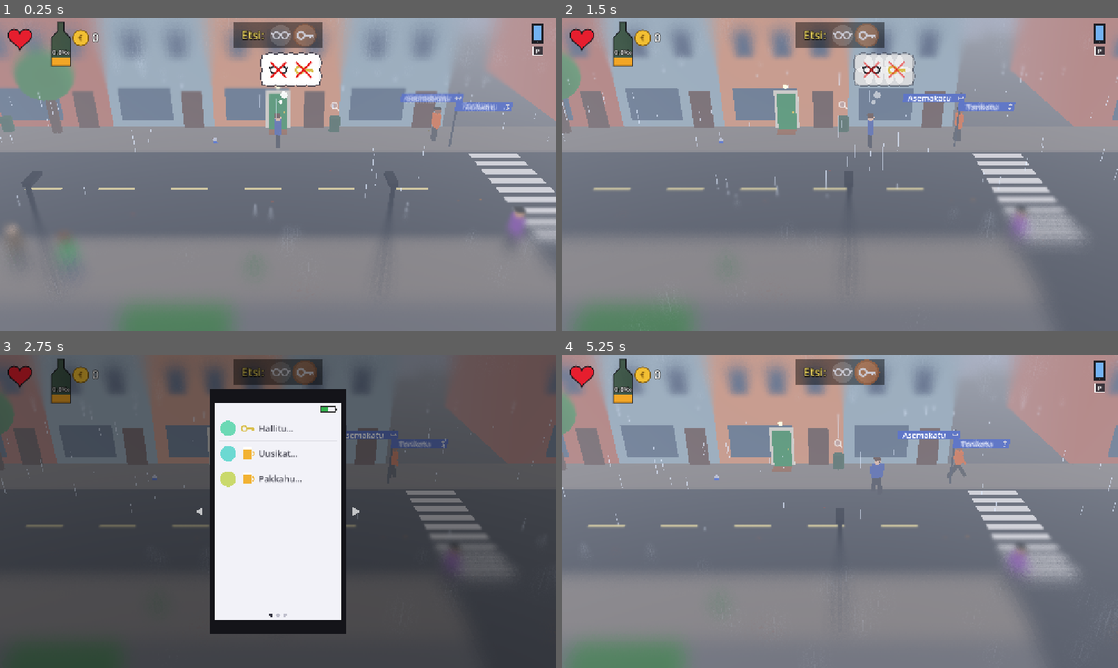
Above: before the commit, frames 1-4 (two rows, left to right).
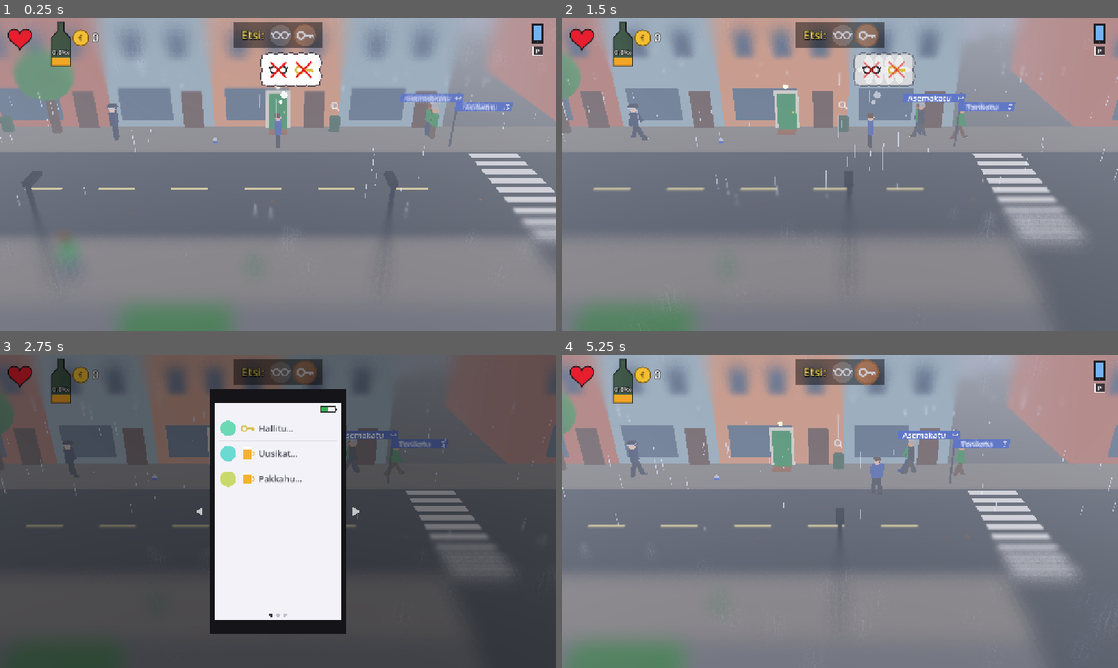
Above: after the commit, the same moments.

Repository: Ecculi/GoodMorningMoonshine
Game: Godot game, scene res://scenes/main.tscn
Two runs of this game, one before a commit and one after it. Both use one fixed random seed, a clock stepped at 60 frames per second and the inputs below.
Inputs (mouse positions are in pixels of both pictures, inside the frame that each line leads up to):
- Up to frame 1 (0.25 s): no input
- Up to frame 2 (1.5 s): tap Enter at 0.5 s; move the mouse to (962, 158) at 0.52 s; hold Right (move_right) 0.53-1.25 s; hold Shift (run) 0.53-1.25 s; click (962, 158) at 0.67 s; drag from (728, 190) to (812, 237) at 1.27 s
- Up to frame 3 (2.75 s): move the mouse to (333, 442) at 2.02 s; hold Right (move_right) from 2.03 s (still down); hold Shift (run) from 2.03 s (still down); tap P (phone) at 2.1 s
- Up to frame 4 (5.25 s): release Right (move_right) at 2.75 s; release Shift (run) at 2.75 s; tap Space (action) at 2.75, 4.25 s; drag from (812, 574) to (673, 464) at 2.77 s; tap Enter at 3.5, 5 s; move the mouse to (1006, 558) at 3.52 s; hold Left (move_left) 3.53-4.25 s; hold Shift (run) 3.53-4.25 s; tap Z at 3.6 s; drag from (673, 464) to (756, 433) at 4.27 s; move the mouse to (867, 511) at 5.02 s; hold Down (move_down) from 5.03 s (still down); hold Shift (run) from 5.03 s (still down); tap Tab at 5.1 s; click (867, 511) at 5.17 s

The runs differ from the first frame. In frame 1, 0.7% of the frame differs, in the area x 1-95%, y 26-77%; in frame 2, 0.6%; in frame 3, 0.3%; in frame 4, 0.8%, in the area x 11-85%, y 27-72%.

Commit message:
Shoes on everyone's feet; the player goes barefoot when they're lost
Co-Authored-By: Claude Opus 5.5 <noreply@anthropic.com>
Claude-Session: https://claude.ai/code/session_014p1PeeGbmYxJmsVU4HYhz4

Diff:
--- a/scripts/npc.gd
+++ b/scripts/npc.gd
@@ -175,6 +175,18 @@
 			model = PersonModel.new(SHIRTS[rng.randi() % SHIRTS.size()], PANTS[rng.randi() % PANTS.size()],
 				skin, HAIRS[rng.randi() % HAIRS.size()], rng.randf_range(0.92, 1.06))
 	add_child(model)
+	match role:
+		"police", "bouncer":
+			model.set_shoe_color(Color(0.05, 0.05, 0.06))
+		"guard":
+			model.set_shoe_color(Color(0.1, 0.1, 0.12))
+		"beggar", "drunk":
+			model.set_shoe_color(Color(0.3, 0.22, 0.15))
+		"punk":
+			model.set_shoe_color(Color(0.08, 0.08, 0.08))  # boots
+		_:
+			model.set_shoe_color([Color(0.12, 0.1, 0.09), Color(0.35, 0.22, 0.12), Color(0.85, 0.85, 0.85),
+				Color(0.15, 0.25, 0.5), Color(0.6, 0.15, 0.15)][rng.randi() % 5])
 	_mark = Label3D.new()
 	_mark.text = "!"
 	_mark.font_size = 96
--- a/scripts/person_model.gd
+++ b/scripts/person_model.gd
@@ -35,6 +35,10 @@
 	scale = Vector3.ONE * size
 	leg_l = _limb(Vector3(0, 0.9, -0.1), Vector3(0.17, 0.88, 0.17), pants)
 	leg_r = _limb(Vector3(0, 0.9, 0.1), Vector3(0.17, 0.88, 0.17), pants)
+	# Shoes on the feet, toes forward (+X); they move with the legs.
+	for leg in [leg_l, leg_r]:
+		_shoes.append(_patch(leg, Vector3(0.05, -0.855, 0), Vector3(0.27, 0.09, 0.15), Color(0.12, 0.1, 0.09)))
+		_shoes.append(_patch(leg, Vector3(0.17, -0.885, 0), Vector3(0.05, 0.03, 0.15), Color(0.85, 0.85, 0.82)))
 	_box(Vector3(0, 1.22, 0), Vector3(0.28, 0.64, 0.46), shirt)
 	_head = _sphere(Vector3(0, 1.69, 0), 0.16, skin)
 	_box(Vector3(-0.03, 1.81, 0), Vector3(0.28, 0.08, 0.32), hair)
@@ -121,6 +125,22 @@
 		arm_r.rotation.x = 0.0
 
 
+var _shoes: Array = []
+
+
+## Shoe colour (the white toe caps stay white).
+func set_shoe_color(c: Color) -> void:
+	for i in range(0, _shoes.size(), 2):
+		var m: StandardMaterial3D = _shoes[i].material_override
+		m.albedo_color = c
+
+
+## Barefoot (shoes lost) or not.
+func set_shoes(on: bool) -> void:
+	for s in _shoes:
+		s.visible = on
+
+
 ## Soiled trousers after a night on the street: brown patches on the
 ## seat (back of the hips and thighs), yellow on the front.
 var _soil: Array = []
--- a/scripts/player.gd
+++ b/scripts/player.gd
@@ -265,6 +265,7 @@
 	model.animate(1.0 if moving else 0.0, delta * ts, speed / ts / WALK_SPEED, silly_amount())
 	model.set_windup(punch_charge())
 	model.shade_eyes = move_toward(model.shade_eyes, main.shade_amount(), delta * 3.0)
+	model.set_shoes(not GameState.is_lost("shoes"))
 
 	_handle_action(delta)
 	_check_pickups()
